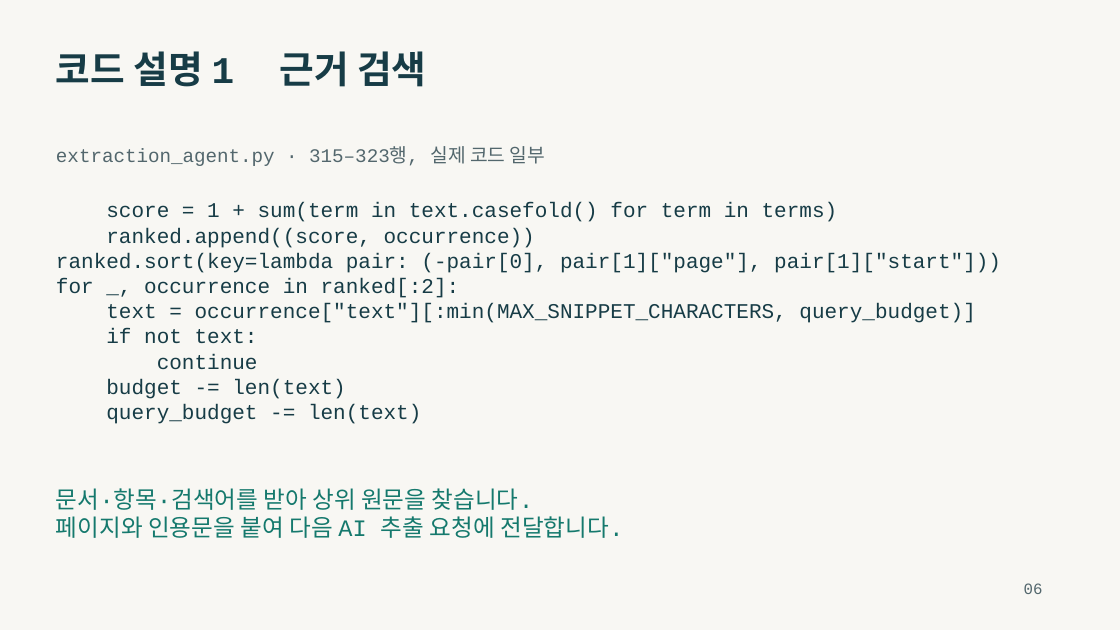
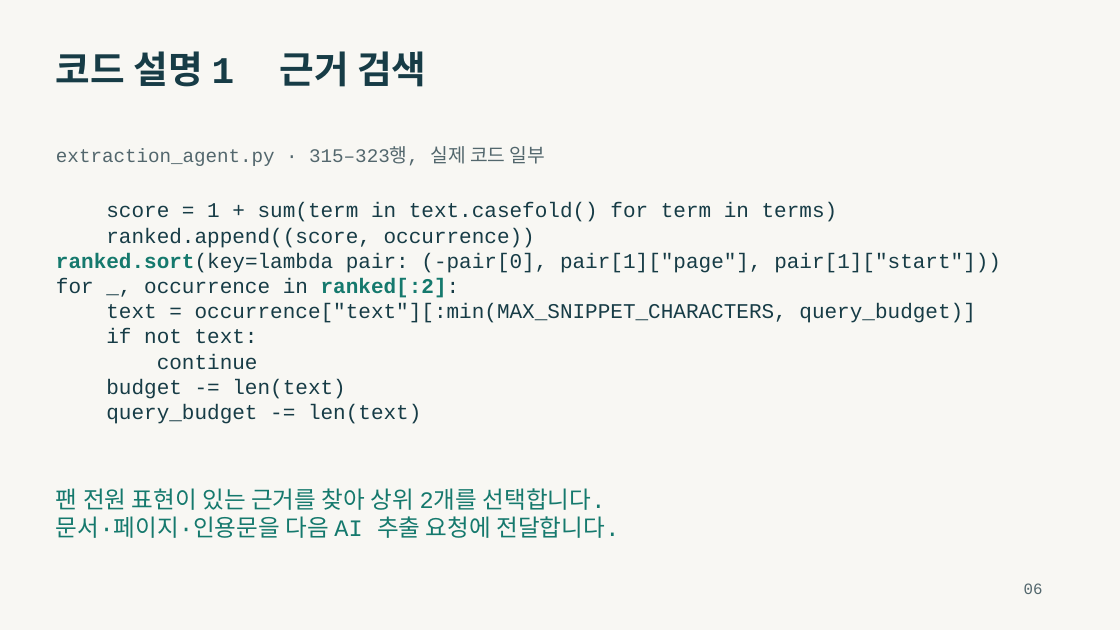
Before and after one commit to seogdo/transformer-spec-review, a slide deck: slide 6 of output/presentations/transformer-spec-review-presentation.pptx. Drawn at 1120x630 pixels with LibreOffice and Linux fonts; fonts in the diff are those of the drawing. Boxes give left, top, right and bottom in pixels: in the first picture for what was removed or moved away, otherwise in the second. Text is boxed around its words. In the diff, an @@ line names an element or a change of style, - is before the commit and + after.

```diff
--- a/output/presentations/transformer-spec-review-presentation.pptx
+++ b/output/presentations/transformer-spec-review-presentation.pptx
@@ text at (x1=56, y1=253, x2=1001, y2=298): text colour #173C46 to #15796D, bold on in "ranked.sort(key=lambda", "ranked[:2]:" @@
@@ text at (x1=56, y1=488, x2=619, y2=538): text changed @@
-문서·항목·검색어를 받아 상위 원문을 찾습니다.
-페이지와 인용문을 붙여 다음 AI 추출 요청에 전달합니다.
+팬 전원 표현이 있는 근거를 찾아 상위 2개를 선택합니다.
+문서·페이지·인용문을 다음 AI 추출 요청에 전달합니다.
```
Also in this commit, not shown: 4 other slides changed, 2 other files.
